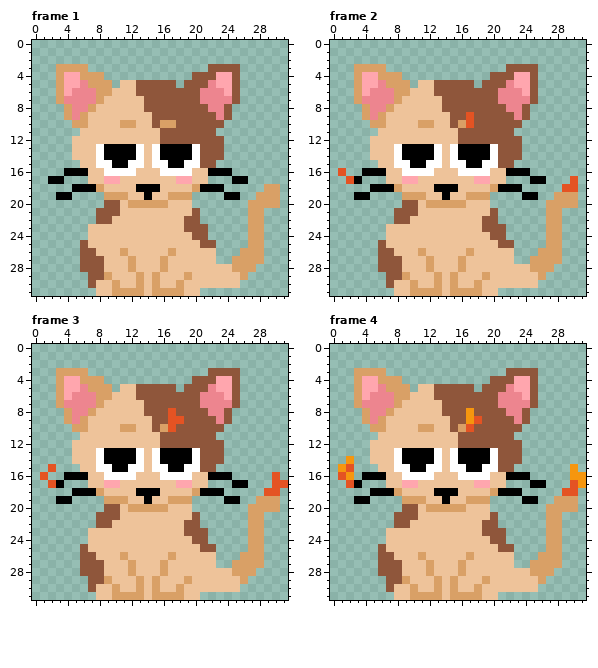
File history of a pixel-art file, assets/characters/catcifer/standing/Sprite-catcifer-standing.aseprite. That is the earlier state.
32x32 pixels, 8 frames. Shown: frame 1, frame 2, frame 3, frame 4. The commit also changed other frames, which this record leaves out.
New version:
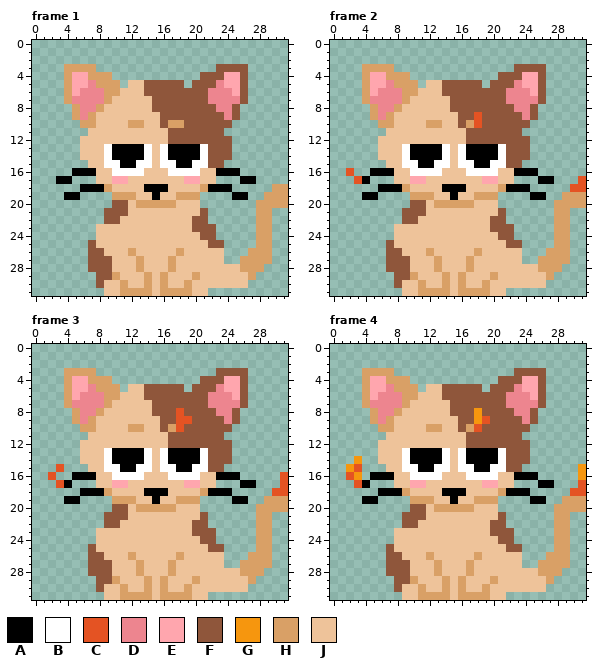
Palette (. is transparent): A #000000  B #ffffff  C #e45323  D #ed858f  E #ffa6ae  F #8f563b  G #f6960e  H #d9a066  J #eec39a
Diff:
Frame 1:
y 3: x 3 H -> .; x 7 . -> H; x 22 F -> .; x 26 . -> F
y 4: x 3..4 HE -> .H; x 6 H -> E; x 9 . -> H; x 20 F -> .; x 23 E -> F; x 25..26 F. -> EF
y 5: x 3..4 HE -> .H; x 6..7 DH -> ED; x 10..11 .J -> H.; x 13 F -> J; x 18..19 .F -> F.; x 22..23 DE -> FD; x 25..26 F. -> EF
y 6: x 3..5 HED -> .HE; x 8 H -> D; x 10 J -> H; x 13 F -> J; x 21 D -> F; x 24..26 EF. -> DEF
y 7: x 3..4 HD -> .H; x 8..9 HJ -> DH; x 14 F -> J; x 21 D -> F; x 25..26 F. -> DF
y 8: x 4..5 HD -> .H; x 7..8 HJ -> DH; x 14 F -> J; x 22 D -> F; x 24..25 F. -> DF
y 9: x 4..7 HDHJ -> .HDH; x 15 F -> J; x 23..25 DF. -> FDF
y 10: x 5 H -> .; x 7 J -> H; x 11 H -> J; x 13 J -> H; x 15..16 FH -> JF; x 18 F -> H; x 24 . -> F
y 11: x 6 J -> .; x 16 F -> J; x 23 . -> F
y 12: x 5 J -> .; x 16 F -> J; x 24 . -> F
y 13..14: x 5 J -> .; x 8..9 BA -> JB; x 13..16 BJBA -> ABJB; x 20..21 BF -> AB; x 24 . -> F
y 15: x 6 J -> .; x 8 B -> J; x 10 A -> B; x 12 B -> A; x 14..15 JB -> BJ; x 17 A -> B; x 19 B -> A; x 21 F -> B; x 23 . -> F
y 16: x 4 A -> .; x 7 J -> A; x 9 B -> J; x 13 J -> B; x 16 B -> J; x 20 J -> B; x 22 A -> J; x 25 . -> A
y 17: x 2 A -> .; x 4 . -> A; x 7 J -> .; x 9 E -> J; x 11 J -> E; x 18 E -> J; x 20 J -> E; x 22 . -> J; x 25 A -> .; x 27 . -> A
y 18: x 5 A -> .; x 8..9 HJ -> AH; x 13 A -> J; x 16 J -> A; x 20..21 HA -> JH; x 24 . -> A; x 29 H -> .; x 31 . -> H
y 19: x 3 A -> .; x 5 . -> A; x 9 H -> .; x 12 J -> H; x 14..15 AJ -> JA; x 17 H -> J; x 20 . -> H; x 24 A -> .; x 26 . -> A; x 28 H -> .; x 31 . -> H
y 20: x 9 F -> .; x 11..12 JH -> FJ; x 17 J -> H; x 20 . -> J; x 27 H -> .; x 31 . -> H
y 21: x 8 F -> .; x 11 J -> F; x 20..21 F. -> JF; x 27 H -> .; x 29 . -> H
y 22: x 8 F -> .; x 10 J -> F; x 19 F -> J; x 21 . -> F; x 27 H -> .; x 29 . -> H
y 23: x 7 J -> .; x 19 F -> J; x 22 . -> F; x 27 H -> .; x 29 . -> H
y 24: x 7 J -> .; x 20 F -> J; x 22 . -> F; x 27 H -> .; x 29 . -> H
y 25: x 6..7 FJ -> .F; x 21 F -> J; x 23 . -> F; x 27 H -> .; x 29 . -> H
y 26: x 6 F -> .; x 8 J -> F; x 11..12 HJ -> JH; x 17..18 HJ -> JH; x 23 . -> J; x 26 H -> .; x 29 . -> H
y 27: x 6 F -> .; x 9 J -> F; x 12..13 HJ -> JH; x 16..17 HJ -> JH; x 23 . -> J; x 25 H -> .; x 29 . -> H
y 28: x 6 F -> .; x 9 J -> F; x 12..13 HJ -> JH; x 16..17 HJ -> JH; x 25 H -> J; x 28 . -> H
y 29: x 7 F -> .; x 9..10 HJ -> FH; x 13..16 HJHJ -> JHJH; x 19..20 HJ -> JH; x 26..27 H. -> JH
y 30: x 7..8 FJ -> .F; x 10..11 HJ -> JH; x 13..16 HJHJ -> JHJH; x 18..19 HJ -> JH; x 26 . -> J
y 31: x 8 J -> .; x 10 H -> J; x 14..15 JH -> HJ; x 19 J -> H; x 21 . -> J
Frame 2:
y 3: x 3 H -> .; x 7 . -> H; x 22 F -> .; x 26 . -> F
y 4: x 3..4 HE -> .H; x 6 H -> E; x 9 . -> H; x 20 F -> .; x 23 E -> F; x 25..26 F. -> EF
y 5: x 3..4 HE -> .H; x 6..7 DH -> ED; x 10..11 .J -> H.; x 13 F -> J; x 18..19 .F -> F.; x 22..23 DE -> FD; x 25..26 F. -> EF
y 6: x 3..5 HED -> .HE; x 8 H -> D; x 10 J -> H; x 13 F -> J; x 21 D -> F; x 24..26 EF. -> DEF
y 7: x 3..4 HD -> .H; x 8..9 HJ -> DH; x 14 F -> J; x 21 D -> F; x 25..26 F. -> DF
y 8: x 4..5 HD -> .H; x 7..8 HJ -> DH; x 14 F -> J; x 22 D -> F; x 24..25 F. -> DF
y 9: x 4..7 HDHJ -> .HDH; x 15 F -> J; x 17..18 CF -> FC; x 23..25 DF. -> FDF
y 10: x 5 H -> .; x 7 J -> H; x 11 H -> J; x 13 J -> H; x 15..18 FHCF -> JFHC; x 24 . -> F
y 11: x 6 J -> .; x 16 F -> J; x 23 . -> F
y 12: x 5 J -> .; x 16 F -> J; x 24 . -> F
y 13..14: x 5 J -> .; x 8..9 BA -> JB; x 13..16 BJBA -> ABJB; x 20..21 BF -> AB; x 24 . -> F
y 15: x 6 J -> .; x 8 B -> J; x 10 A -> B; x 12 B -> A; x 14..15 JB -> BJ; x 17 A -> B; x 19 B -> A; x 21 F -> B; x 23 . -> F
y 16: x 1..2 C. -> .C; x 4 A -> .; x 7 J -> A; x 9 B -> J; x 13 J -> B; x 16 B -> J; x 20 J -> B; x 22 A -> J; x 25 . -> A
y 17: x 2..4 CA. -> .CA; x 7 J -> .; x 9 E -> J; x 11 J -> E; x 18 E -> J; x 20 J -> E; x 22 . -> J; x 25 A -> .; x 27 . -> A; x 30..31 C. -> .C
y 18: x 5 A -> .; x 8..9 HJ -> AH; x 13 A -> J; x 16 J -> A; x 20..21 HA -> JH; x 24 . -> A; x 29 C -> .; x 31 . -> C
y 19: x 3 A -> .; x 5 . -> A; x 9 H -> .; x 12 J -> H; x 14..15 AJ -> JA; x 17 H -> J; x 20 . -> H; x 24 A -> .; x 26 . -> A; x 28 H -> .; x 31 . -> H
y 20: x 9 F -> .; x 11..12 JH -> FJ; x 17 J -> H; x 20 . -> J; x 27 H -> .; x 31 . -> H
y 21: x 8 F -> .; x 11 J -> F; x 20..21 F. -> JF; x 27 H -> .; x 29 . -> H
y 22: x 8 F -> .; x 10 J -> F; x 19 F -> J; x 21 . -> F; x 27 H -> .; x 29 . -> H
y 23: x 7 J -> .; x 19 F -> J; x 22 . -> F; x 27 H -> .; x 29 . -> H
y 24: x 7 J -> .; x 20 F -> J; x 22 . -> F; x 27 H -> .; x 29 . -> H
y 25: x 6..7 FJ -> .F; x 21 F -> J; x 23 . -> F; x 27 H -> .; x 29 . -> H
y 26: x 6 F -> .; x 8 J -> F; x 11..12 HJ -> JH; x 17..18 HJ -> JH; x 23 . -> J; x 26 H -> .; x 29 . -> H
y 27: x 6 F -> .; x 9 J -> F; x 12..13 HJ -> JH; x 16..17 HJ -> JH; x 23 . -> J; x 25 H -> .; x 29 . -> H
y 28: x 6 F -> .; x 9 J -> F; x 12..13 HJ -> JH; x 16..17 HJ -> JH; x 25 H -> J; x 28 . -> H
y 29: x 7 F -> .; x 9..10 HJ -> FH; x 13..16 HJHJ -> JHJH; x 19..20 HJ -> JH; x 26..27 H. -> JH
y 30: x 7..8 FJ -> .F; x 10..11 HJ -> JH; x 13..16 HJHJ -> JHJH; x 18..19 HJ -> JH; x 26 . -> J
y 31: x 8 J -> .; x 10 H -> J; x 14..15 JH -> HJ; x 19 J -> H; x 21 . -> J
Frame 3:
y 3: x 3 H -> .; x 7 . -> H; x 22 F -> .; x 26 . -> F
y 4: x 3..4 HE -> .H; x 6 H -> E; x 9 . -> H; x 20 F -> .; x 23 E -> F; x 25..26 F. -> EF
y 5: x 3..4 HE -> .H; x 6..7 DH -> ED; x 10..11 .J -> H.; x 13 F -> J; x 18..19 .F -> F.; x 22..23 DE -> FD; x 25..26 F. -> EF
y 6: x 3..5 HED -> .HE; x 8 H -> D; x 10 J -> H; x 13 F -> J; x 21 D -> F; x 24..26 EF. -> DEF
y 7: x 3..4 HD -> .H; x 8..9 HJ -> DH; x 14 F -> J; x 21 D -> F; x 25..26 F. -> DF
y 8: x 4..5 HD -> .H; x 7..8 HJ -> DH; x 14 F -> J; x 17..18 CF -> FC; x 22 D -> F; x 24..25 F. -> DF
y 9: x 4..7 HDHJ -> .HDH; x 15 F -> J; x 17 C -> F; x 19 F -> C; x 23..25 DF. -> FDF
y 10: x 5 H -> .; x 7 J -> H; x 11 H -> J; x 13 J -> H; x 15..18 FHCF -> JFHC; x 24 . -> F
y 11: x 6 J -> .; x 16 F -> J; x 23 . -> F
y 12: x 5 J -> .; x 16 F -> J; x 24 . -> F
y 13..14: x 5 J -> .; x 8..9 BA -> JB; x 13..16 BJBA -> ABJB; x 20..21 BF -> AB; x 24 . -> F
y 15: x 2..3 C. -> .C; x 6 J -> .; x 8 B -> J; x 10 A -> B; x 12 B -> A; x 14..15 JB -> BJ; x 17 A -> B; x 19 B -> A; x 21 F -> B; x 23 . -> F
y 16: x 1..2 C. -> .C; x 4 A -> .; x 7 J -> A; x 9 B -> J; x 13 J -> B; x 16 B -> J; x 20 J -> B; x 22 A -> J; x 25 . -> A; x 30..31 C. -> .C
y 17: x 2..4 CA. -> .CA; x 7 J -> .; x 9 E -> J; x 11 J -> E; x 18 E -> J; x 20 J -> E; x 22 . -> J; x 25 A -> .; x 27 . -> A; x 30 C -> .
y 18: x 5 A -> .; x 8..9 HJ -> AH; x 13 A -> J; x 16 J -> A; x 20..21 HA -> JH; x 24 . -> A; x 29 C -> .; x 31 . -> C
y 19: x 3 A -> .; x 5 . -> A; x 9 H -> .; x 12 J -> H; x 14..15 AJ -> JA; x 17 H -> J; x 20 . -> H; x 24 A -> .; x 26 . -> A; x 28 H -> .; x 31 . -> H
y 20: x 9 F -> .; x 11..12 JH -> FJ; x 17 J -> H; x 20 . -> J; x 27 H -> .; x 31 . -> H
y 21: x 8 F -> .; x 11 J -> F; x 20..21 F. -> JF; x 27 H -> .; x 29 . -> H
y 22: x 8 F -> .; x 10 J -> F; x 19 F -> J; x 21 . -> F; x 27 H -> .; x 29 . -> H
y 23: x 7 J -> .; x 19 F -> J; x 22 . -> F; x 27 H -> .; x 29 . -> H
y 24: x 7 J -> .; x 20 F -> J; x 22 . -> F; x 27 H -> .; x 29 . -> H
y 25: x 6..7 FJ -> .F; x 21 F -> J; x 23 . -> F; x 27 H -> .; x 29 . -> H
y 26: x 6 F -> .; x 8 J -> F; x 11..12 HJ -> JH; x 17..18 HJ -> JH; x 23 . -> J; x 26 H -> .; x 29 . -> H
y 27: x 6 F -> .; x 9 J -> F; x 12..13 HJ -> JH; x 16..17 HJ -> JH; x 23 . -> J; x 25 H -> .; x 29 . -> H
y 28: x 6 F -> .; x 9 J -> F; x 12..13 HJ -> JH; x 16..17 HJ -> JH; x 25 H -> J; x 28 . -> H
y 29: x 7 F -> .; x 9..10 HJ -> FH; x 13..16 HJHJ -> JHJH; x 19..20 HJ -> JH; x 26..27 H. -> JH
y 30: x 7..8 FJ -> .F; x 10..11 HJ -> JH; x 13..16 HJHJ -> JHJH; x 18..19 HJ -> JH; x 26 . -> J
y 31: x 8 J -> .; x 10 H -> J; x 14..15 JH -> HJ; x 19 J -> H; x 21 . -> J
Frame 4:
y 3: x 3 H -> .; x 7 . -> H; x 22 F -> .; x 26 . -> F
y 4: x 3..4 HE -> .H; x 6 H -> E; x 9 . -> H; x 20 F -> .; x 23 E -> F; x 25..26 F. -> EF
y 5: x 3..4 HE -> .H; x 6..7 DH -> ED; x 10..11 .J -> H.; x 13 F -> J; x 18..19 .F -> F.; x 22..23 DE -> FD; x 25..26 F. -> EF
y 6: x 3..5 HED -> .HE; x 8 H -> D; x 10 J -> H; x 13 F -> J; x 21 D -> F; x 24..26 EF. -> DEF
y 7: x 3..4 HD -> .H; x 8..9 HJ -> DH; x 14 F -> J; x 21 D -> F; x 25..26 F. -> DF
y 8: x 4..5 HD -> .H; x 7..8 HJ -> DH; x 14 F -> J; x 17..18 GF -> FG; x 22 D -> F; x 24..25 F. -> DF
y 9: x 4..7 HDHJ -> .HDH; x 15 F -> J; x 17..19 GCF -> FGC; x 23..25 DF. -> FDF
y 10: x 5 H -> .; x 7 J -> H; x 11 H -> J; x 13 J -> H; x 15..18 FHCF -> JFHC; x 24 . -> F
y 11: x 6 J -> .; x 16 F -> J; x 23 . -> F
y 12: x 5 J -> .; x 16 F -> J; x 24 . -> F
y 13: x 5 J -> .; x 8..9 BA -> JB; x 13..16 BJBA -> ABJB; x 20..21 BF -> AB; x 24 . -> F
y 14: x 2..3 G. -> .G; x 5 J -> .; x 8..9 BA -> JB; x 13..16 BJBA -> ABJB; x 20..21 BF -> AB; x 24 . -> F
y 15: x 1..3 GC. -> .GC; x 6 J -> .; x 8 B -> J; x 10 A -> B; x 12 B -> A; x 14..15 JB -> BJ; x 17 A -> B; x 19 B -> A; x 21 F -> B; x 23 . -> F; x 30..31 G. -> .G
y 16: x 1..4 CG.A -> .CG.; x 7 J -> A; x 9 B -> J; x 13 J -> B; x 16 B -> J; x 20 J -> B; x 22 A -> J; x 25 . -> A; x 30 G -> .
y 17: x 2..4 CA. -> .CA; x 7 J -> .; x 9 E -> J; x 11 J -> E; x 18 E -> J; x 20 J -> E; x 22 . -> J; x 25 A -> .; x 27 . -> A; x 30..31 CG -> .C
y 18: x 5 A -> .; x 8..9 HJ -> AH; x 13 A -> J; x 16 J -> A; x 20..21 HA -> JH; x 24 . -> A; x 29 C -> .; x 31 . -> C
y 19: x 3 A -> .; x 5 . -> A; x 9 H -> .; x 12 J -> H; x 14..15 AJ -> JA; x 17 H -> J; x 20 . -> H; x 24 A -> .; x 26 . -> A; x 28 H -> .; x 31 . -> H
y 20: x 9 F -> .; x 11..12 JH -> FJ; x 17 J -> H; x 20 . -> J; x 27 H -> .; x 31 . -> H
y 21: x 8 F -> .; x 11 J -> F; x 20..21 F. -> JF; x 27 H -> .; x 29 . -> H
y 22: x 8 F -> .; x 10 J -> F; x 19 F -> J; x 21 . -> F; x 27 H -> .; x 29 . -> H
y 23: x 7 J -> .; x 19 F -> J; x 22 . -> F; x 27 H -> .; x 29 . -> H
y 24: x 7 J -> .; x 20 F -> J; x 22 . -> F; x 27 H -> .; x 29 . -> H
y 25: x 6..7 FJ -> .F; x 21 F -> J; x 23 . -> F; x 27 H -> .; x 29 . -> H
y 26: x 6 F -> .; x 8 J -> F; x 11..12 HJ -> JH; x 17..18 HJ -> JH; x 23 . -> J; x 26 H -> .; x 29 . -> H
y 27: x 6 F -> .; x 9 J -> F; x 12..13 HJ -> JH; x 16..17 HJ -> JH; x 23 . -> J; x 25 H -> .; x 29 . -> H
y 28: x 6 F -> .; x 9 J -> F; x 12..13 HJ -> JH; x 16..17 HJ -> JH; x 25 H -> J; x 28 . -> H
y 29: x 7 F -> .; x 9..10 HJ -> FH; x 13..16 HJHJ -> JHJH; x 19..20 HJ -> JH; x 26..27 H. -> JH
y 30: x 7..8 FJ -> .F; x 10..11 HJ -> JH; x 13..16 HJHJ -> JHJH; x 18..19 HJ -> JH; x 26 . -> J
y 31: x 8 J -> .; x 10 H -> J; x 14..15 JH -> HJ; x 19 J -> H; x 21 . -> J
